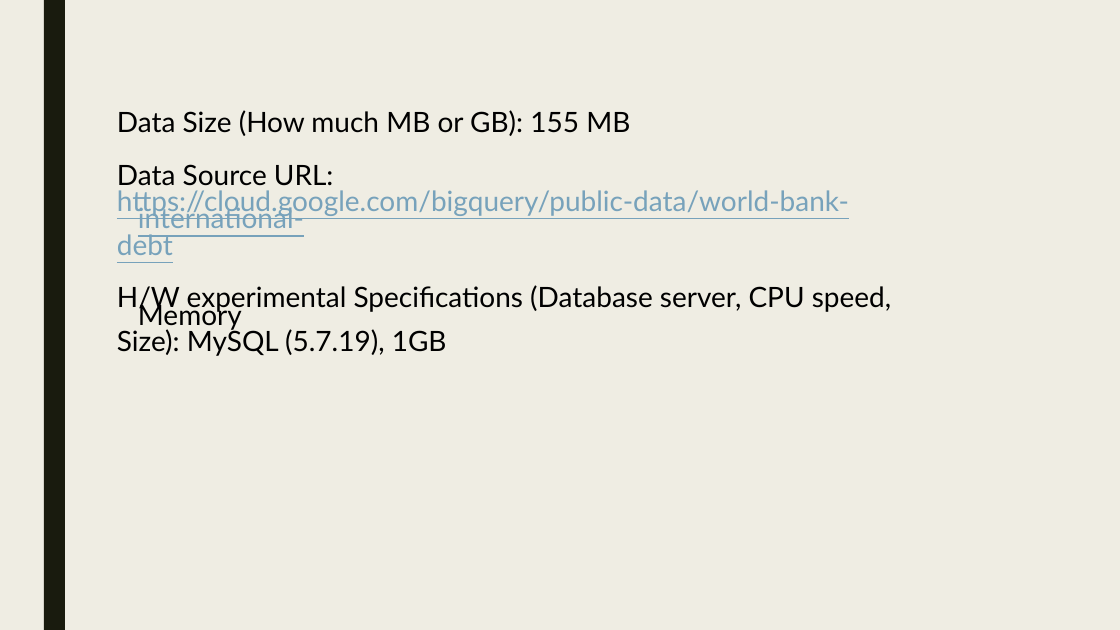
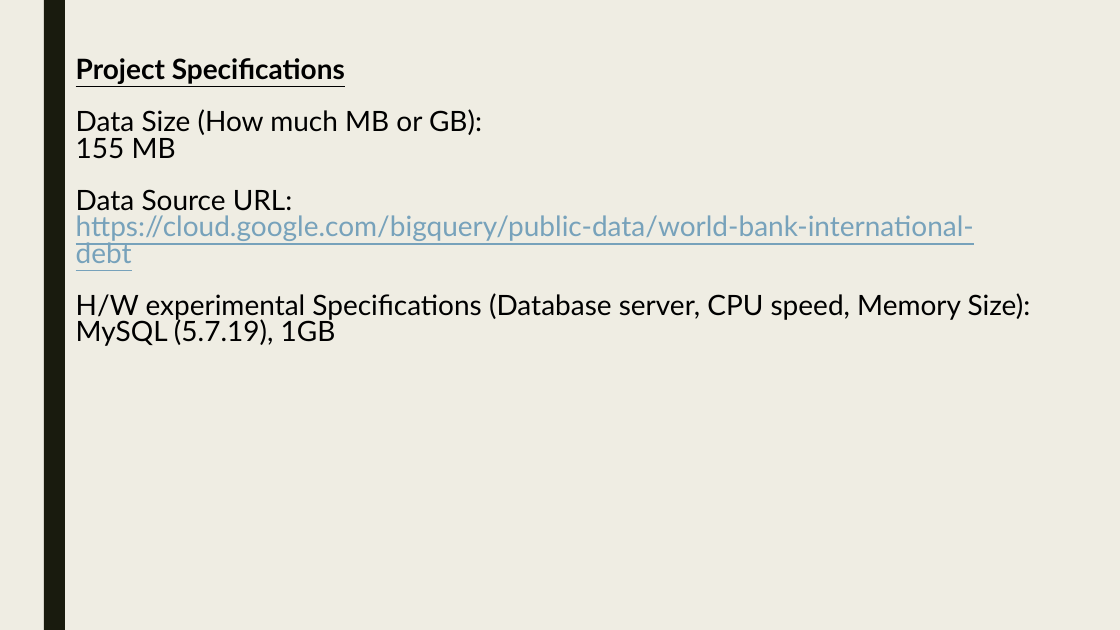
Before and after one commit to skc00/DBMS-Term-Project, a slide deck: slide 3 of Term Presentation MSDS7330-404 GrpB.pptx. Drawn at 1120x630 pixels with LibreOffice and Linux fonts; fonts in the diff are those of the drawing. Boxes give left, top, right and bottom in pixels: in the first picture for what was removed or moved away, otherwise in the second. Text is boxed around its words. In the diff, an @@ line names an element or a change of style, - is before the commit and + after.

```diff
--- a/Term Presentation MSDS7330-404 GrpB.pptx
+++ b/Term Presentation MSDS7330-404 GrpB.pptx
@@ text "Project Specifications": place and size @@
-text "Project Specifications" at [117, 110, 891, 356]
+text "Project Specifications" at [76, 58, 1031, 346]
@@ text at [76, 58, 482, 159]: text changed @@
-Data Size (How much MB or GB): 155 MB
+Project Specifications
+Data Size (How much MB or GB):
+155 MB
@@ text at [76, 293, 1031, 346]: spaces changed @@
-H/W experimental Specifications (Database server, CPU speed, Memory
-Size): MySQL (5.7.19), 1GB
+H/W experimental Specifications (Database server, CPU speed, Memory Size):
+MySQL (5.7.19), 1GB
```
Also in this commit, not shown: 4 other slides changed.
